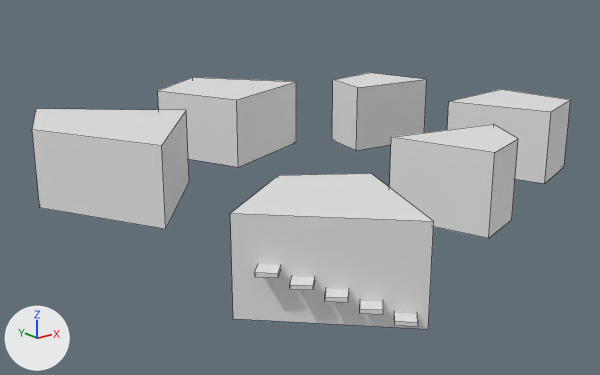
A saved change to the Blender file RaylibFPS/blend files/Abstractions.blend.
The view is the same before and after, from a 50 mm lens placed at (-68.7, -84.5, 33.5), pointed at (-3.4, -2.9, 0.9). Every picture has the same lights, and +X, +Y and +Z are marked at lower left. Mesh edges are drawn as thin lines.
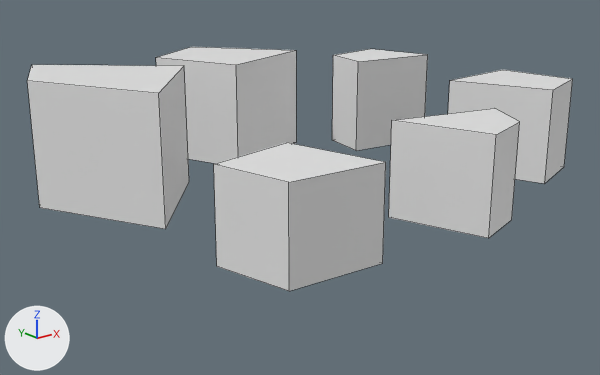
Where the newer file only moved an object's origin or applied its transform, the numbers keep the older frame.

Patch to the scene script:
```diff
--- a/RaylibFPS/blend files/Abstractions.blend.py
+++ b/RaylibFPS/blend files/Abstractions.blend.py
@@ me_plane_005 @@
 me_plane_005.from_pydata(...)  # 48 vertices, 36 faces; spans x -66.3..1.1, y -29.3..43.5, z -5.0..5.0
 # verts and faces of me_plane_005; kept vertices keep their numbers, new ones are numbered from 48
+# me_plane_005 part 1: the loose piece of 8 vertices spanning x -64.9..-47.0, y -29.3..-10.4, z -5.0..5.0 is deleted
+# me_plane_005 part 2
+for i in [*range(4, 8)]: verts[i] += (0.0, 0.0, 3.0)
@@ me_plane_022 @@
+me_plane_022.from_pydata([(-4.9, -5.63, -5.5), (-7.0, 3.88, -5.5), (7.0, -6.27, -5.5), (-4.9, -5.63, 5.5), (-7.0, 3.88, 5.5), (7.0, -6.27, 5.5), (4.07, 6.27, 5.5), (4.07, 6.27, -5.5)], [], [(1, 0, 3, 4), (0, 1, 7, 2), (0, 2, 5, 3), (3, 5, 6, 4), (2, 7, 6, 5), (7, 1, 4, 6)])
@@ me_plane_021 @@
+me_plane_021.from_pydata([(-10.6, 3.3, -5.0), (-0.3, 10.0, -5.0), (-5.2, -10.0, -5.0), (-10.6, 3.3, 10.0), (-0.3, 10.0, 10.0), (-5.2, -10.0, 10.0), (10.6, -3.7, 10.0), (10.6, -3.7, -5.0)], [], [(1, 0, 3, 4), (0, 1, 7, 2), (0, 2, 5, 3), (3, 5, 6, 4), (2, 7, 6, 5), (7, 1, 4, 6)])
@@ me_plane_020 @@
+me_plane_020.from_pydata([(-3.54, -6.07, -6.0), (-7.41, 6.07, -6.0), (3.64, -3.72, -6.0), (-3.54, -6.07, 6.0), (-7.41, 6.07, 6.0), (3.64, -3.72, 6.0), (7.41, 2.89, 6.0), (7.41, 2.89, -6.0)], [], [(1, 0, 3, 4), (0, 1, 7, 2), (0, 2, 5, 3), (3, 5, 6, 4), (2, 7, 6, 5), (7, 1, 4, 6)])
@@ me_plane_019 @@
+me_plane_019.from_pydata([(-1.8, -14.2, -5.0), (-10.3, 2.5, -5.0), (10.3, 0.5, -5.0), (-1.8, -14.2, 11.0), (-10.3, 2.5, 11.0), (10.3, 0.5, 11.0), (-5.1, 14.2, 11.0), (-5.1, 14.2, -5.0)], [], [(1, 0, 3, 4), (0, 1, 7, 2), (0, 2, 5, 3), (3, 5, 6, 4), (2, 7, 6, 5), (7, 1, 4, 6)])
@@ me_plane_018 @@
+me_plane_018.from_pydata([(-6.88, -3.72, -5.0), (-5.48, 3.78, -5.0), (6.88, -5.24, -5.0), (-6.88, -3.72, 9.0), (-5.48, 3.78, 9.0), (6.88, -5.24, 9.0), (4.07, 5.24, 9.0), (4.07, 5.24, -5.0)], [], [(1, 0, 3, 4), (0, 1, 7, 2), (0, 2, 5, 3), (3, 5, 6, 4), (2, 7, 6, 5), (7, 1, 4, 6)])
@@ ob_cube @@
-ob_cube = bpy.data.objects.new('Cube', me_cube_023)
@@ ob_cube_005 @@
-ob_cube_005 = bpy.data.objects.new('Cube.005', me_cube_024)
@@ ob_cube_006 @@
-ob_cube_006 = bpy.data.objects.new('Cube.006', me_cube_027)
@@ ob_cube_007 @@
-ob_cube_007 = bpy.data.objects.new('Cube.007', me_cube_028)
@@ ob_cube_008 @@
-ob_cube_008 = bpy.data.objects.new('Cube.008', me_cube_029)
@@ ob_plane_006 @@
+ob_plane_006 = bpy.data.objects.new('Plane.006', me_plane_022)
+ob_plane_006.location = (-18.49, -20.54, 5.5)
@@ ob_plane_004 @@
+ob_plane_004 = bpy.data.objects.new('Plane.004', me_plane_021)
+ob_plane_004.location = (2.83, 22.8, 5.0)
@@ ob_plane_003 @@
+ob_plane_003 = bpy.data.objects.new('Plane.003', me_plane_020)
+ob_plane_003.location = (6.56, -22.89, 6.0)
@@ ob_plane_002 @@
+ob_plane_002 = bpy.data.objects.new('Plane.002', me_plane_019)
+ob_plane_002.location = (-22.11, 10.64, 5.0)
@@ ob_plane_001 @@
+ob_plane_001 = bpy.data.objects.new('Plane.001', me_plane_018)
+ob_plane_001.location = (24.37, 12.79, 5.0)
```

Changed parts and their boxes [x1, y1, x2, y2] in the pictures (600 x 375 px; the box of a moved part takes in the faces that stretch with it):
'Plane.005', reshaped (77% narrower, 55% shorter)
    before: [32, 73, 571, 329]
    after: [448, 70, 573, 184]
'Plane.002', added
    after: [27, 65, 189, 229]
'Plane.006', added
    after: [214, 143, 386, 291]
'Plane.003', added
    after: [389, 108, 520, 238]
'Plane.004', added
    after: [156, 47, 296, 163]
'Plane.001', added
    after: [332, 49, 428, 151]
'Cube.008', deleted
    before: [255, 264, 281, 278]
'Cube.006', deleted
    before: [290, 276, 315, 290]
'Cube', deleted
    before: [394, 313, 418, 326]
'Cube.007', deleted
    before: [325, 288, 349, 302]
'Cube.005', deleted
    before: [360, 301, 383, 314]
part 1 of me_plane_005, deleted
    before: [230, 173, 434, 329]
part 2 of me_plane_005, moved or reshaped
    before: [447, 89, 571, 184]
    after: [448, 70, 573, 184]
